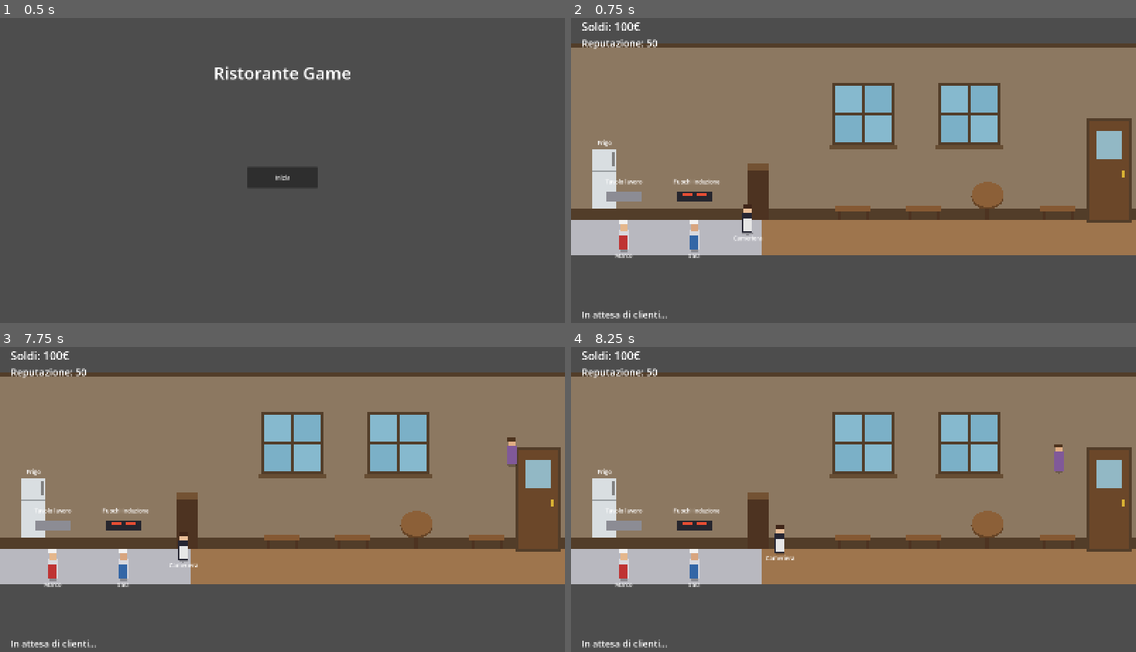
Above: before the commit, frames 1-4 (two rows, left to right).
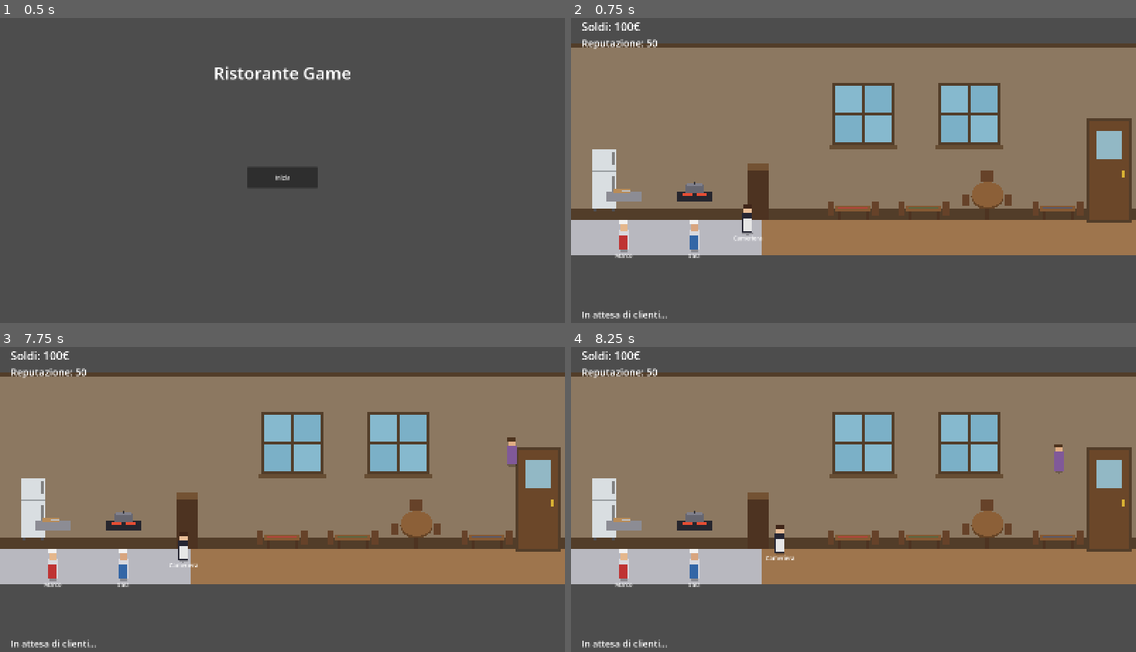
Above: after the commit, the same moments.

Repository: damarogiulio7-maker/ristorante-game
Game: Godot game, scene res://scenes/ui/main_menu.tscn
The game is run twice, just before and just after one commit, with the same random seed, the same clock (stepped at 60 frames per second) and the same inputs.
Inputs (mouse positions are in pixels of both pictures, inside the frame that each line leads up to):
- Up to frame 1 (0.5 s): no input
- Up to frame 2 (0.75 s): click "Inizia" at 0.5 s
- Up to frame 3 (7.75 s): tap Enter at 1.25, 2.75, 4.25 s; move the mouse to (282, 536) at 1.27 s; click (282, 536) at 1.42 s; tap Space at 2, 3.5, 5 s; move the mouse to (350, 536) at 2.02 s; click (350, 536) at 2.17 s; move the mouse to (418, 523) at 2.77 s; click (418, 523) at 2.92 s; move the mouse to (485, 536) at 3.52 s; click (485, 536) at 3.67 s; move the mouse to (452, 542) at 4.27 s; click (452, 542) at 4.42 s; move the mouse to (113, 447) at 5.02 s; click (113, 447) at 5.17 s; move the mouse to (310, 496) at 5.77 s; click (310, 496) at 5.92 s; move the mouse to (197, 417) at 6.52 s; click (197, 417) at 6.67 s; move the mouse to (406, 481) at 7.27 s; click (406, 481) at 7.42 s
- Up to frame 4 (8.25 s): move the mouse to (740, 511) at 8.02 s; click (740, 511) at 8.17 s

Frame 1 is identical in both runs. In frame 2, 0.8% of the frame differs, in the area x 4-91%, y 39-64%; in frame 3, 0.8%; in frame 4, 0.8%.

Commit message:
renderezzizazione consolidazione della prima parte

Diff:
--- a/project.godot
+++ b/project.godot
@@ -1,23 +1,14 @@
 ; Engine configuration file.
-; It's best edited using the editor UI and not directly,
-; since the parameters that go here are not all obvious.
-;
-; Format:
-;   [section] ; section goes between []
-;   param=value ; assign values to parameters
+; Non modificare manualmente le sezioni tra [] se non sai cosa fai.
 
 config_version=5
-
-[animation]
-
-compatibility/default_parent_skeleton_in_mesh_instance_3d=true
 
 [application]
 
 config/name="Ristorante Game"
 config/description="Gestionale/simulazione di ristorante ispirato al mondo della cucina reale."
 run/main_scene="res://scenes/ui/main_menu.tscn"
-config/features=PackedStringArray("4.7", "Mobile")
+config/features=PackedStringArray("4.3", "Mobile")
 config/icon="res://assets/sprites/icon.svg"
 
 [display]
--- a/scenes/kitchen/kitchen_room.tscn
+++ b/scenes/kitchen/kitchen_room.tscn
@@ -219,20 +219,33 @@
 offset_bottom = 66.0
 color = Color(0.6, 0.62, 0.63, 1)
 
-[node name="Handle" type="ColorRect" parent="Environment/Fridge"]
+[node name="Handle1" type="ColorRect" parent="Environment/Fridge"]
 offset_left = 58.0
 offset_top = 10.0
 offset_right = 64.0
-offset_bottom = 50.0
+offset_bottom = 45.0
 color = Color(0.5, 0.5, 0.5, 1)
 
-[node name="FridgeLabel" type="Label" parent="Environment/Fridge"]
-offset_left = -15.0
-offset_top = -30.0
-offset_right = 85.0
-offset_bottom = -5.0
-text = "Frigo"
-horizontal_alignment = 1
+[node name="Handle2" type="ColorRect" parent="Environment/Fridge"]
+offset_left = 58.0
+offset_top = 75.0
+offset_right = 64.0
+offset_bottom = 130.0
+color = Color(0.5, 0.5, 0.5, 1)
+
+[node name="Feet1" type="ColorRect" parent="Environment/Fridge"]
+offset_left = 4.0
+offset_top = 170.0
+offset_right = 12.0
+offset_bottom = 178.0
+color = Color(0.3, 0.3, 0.32, 1)
+
+[node name="Feet2" type="ColorRect" parent="Environment/Fridge"]
+offset_left = 58.0
+offset_top = 170.0
+offset_right = 66.0
+offset_bottom = 178.0
+color = Color(0.3, 0.3, 0.32, 1)
 
 [node name="Tables" type="Node2D" parent="Environment"]
 
@@ -261,6 +274,27 @@
 offset_right = 100.0
 offset_bottom = 46.0
 color = Color(0.52, 0.35, 0.2, 1)
+
+[node name="Cloth" type="ColorRect" parent="Environment/Tables/Table1"]
+offset_left = 8.0
+offset_top = 33.0
+offset_right = 92.0
+offset_bottom = 40.0
+color = Color(0.85, 0.2, 0.25, 0.55)
+
+[node name="ChairLeft" type="ColorRect" parent="Environment/Tables/Table1"]
+offset_left = -22.0
+offset_top = 20.0
+offset_right = -4.0
+offset_bottom = 58.0
+color = Color(0.4, 0.26, 0.16, 1)
+
+[node name="ChairRight" type="ColorRect" parent="Environment/Tables/Table1"]
+offset_left = 104.0
+offset_top = 20.0
+offset_right = 122.0
+offset_bottom = 58.0
+color = Color(0.4, 0.26, 0.16, 1)
 
 [node name="ClickArea" type="Area2D" parent="Environment/Tables/Table1"]
 position = Vector2(50, 38)
@@ -304,6 +338,27 @@
 offset_bottom = 46.0
 color = Color(0.52, 0.35, 0.2, 1)
 
+[node name="Cloth" type="ColorRect" parent="Environment/Tables/Table2"]
+offset_left = 8.0
+offset_top = 33.0
+offset_right = 92.0
+offset_bottom = 40.0
+color = Color(0.2, 0.45, 0.3, 0.55)
+
+[node name="ChairLeft" type="ColorRect" parent="Environment/Tables/Table2"]
+offset_left = -22.0
+offset_top = 20.0
+offset_right = -4.0
+offset_bottom = 58.0
+color = Color(0.4, 0.26, 0.16, 1)
+
+[node name="ChairRight" type="ColorRect" parent="Environment/Tables/Table2"]
+offset_left = 104.0
+offset_top = 20.0
+offset_right = 122.0
+offset_bottom = 58.0
+color = Color(0.4, 0.26, 0.16, 1)
+
 [node name="ClickArea" type="Area2D" parent="Environment/Tables/Table2"]
 position = Vector2(50, 38)
 input_pickable = true
@@ -340,6 +395,27 @@
 position = Vector2(0, -6)
 color = Color(0.55, 0.38, 0.22, 1)
 polygon = PackedVector2Array(-46, -6, -40, -26, -22, -38, 0, -42, 22, -38, 40, -26, 46, -6, 40, 14, 22, 26, 0, 30, -22, 26, -40, 14)
+
+[node name="ChairBack" type="ColorRect" parent="Environment/Tables/RoundTable"]
+offset_left = -18.0
+offset_top = -80.0
+offset_right = 18.0
+offset_bottom = -46.0
+color = Color(0.4, 0.26, 0.16, 1)
+
+[node name="ChairLeft" type="ColorRect" parent="Environment/Tables/RoundTable"]
+offset_left = -70.0
+offset_top = -12.0
+offset_right = -50.0
+offset_bottom = 22.0
+color = Color(0.4, 0.26, 0.16, 1)
+
+[node name="ChairRight" type="ColorRect" parent="Environment/Tables/RoundTable"]
+offset_left = 50.0
+offset_top = -12.0
+offset_right = 70.0
+offset_bottom = 22.0
+color = Color(0.4, 0.26, 0.16, 1)
 
 [node name="ClickArea" type="Area2D" parent="Environment/Tables/RoundTable"]
 position = Vector2(0, -10)
@@ -383,6 +459,27 @@
 offset_bottom = 46.0
 color = Color(0.52, 0.35, 0.2, 1)
 
+[node name="Cloth" type="ColorRect" parent="Environment/Tables/Table3"]
+offset_left = 8.0
+offset_top = 33.0
+offset_right = 92.0
+offset_bottom = 40.0
+color = Color(0.2, 0.35, 0.6, 0.55)
+
+[node name="ChairLeft" type="ColorRect" parent="Environment/Tables/Table3"]
+offset_left = -22.0
+offset_top = 20.0
+offset_right = -4.0
+offset_bottom = 58.0
+color = Color(0.4, 0.26, 0.16, 1)
+
+[node name="ChairRight" type="ColorRect" parent="Environment/Tables/Table3"]
+offset_left = 104.0
+offset_top = 20.0
+offset_right = 122.0
+offset_bottom = 58.0
+color = Color(0.4, 0.26, 0.16, 1)
+
 [node name="ClickArea" type="Area2D" parent="Environment/Tables/Table3"]
 position = Vector2(50, 38)
 input_pickable = true
@@ -415,13 +512,19 @@
 offset_bottom = 30.0
 color = Color(0.55, 0.55, 0.58, 1)
 
-[node name="StationLabel1" type="Label" parent="Stations/CuttingStation"]
-offset_left = -55.0
-offset_top = -40.0
-offset_right = 55.0
-offset_bottom = -10.0
-text = "Tavolo lavoro"
-horizontal_alignment = 1
+[node name="CuttingBoard" type="ColorRect" parent="Stations/CuttingStation"]
+offset_left = -30.0
+offset_top = -6.0
+offset_right = 20.0
+offset_bottom = 4.0
+color = Color(0.72, 0.55, 0.35, 1)
+
+[node name="Knife" type="ColorRect" parent="Stations/CuttingStation"]
+offset_left = -5.0
+offset_top = -4.0
+offset_right = 18.0
+offset_bottom = -1.0
+color = Color(0.75, 0.76, 0.78, 1)
 
 [node name="CookingStation" type="Node2D" parent="Stations"]
 position = Vector2(350, 420)
@@ -450,13 +553,26 @@
 offset_bottom = 12.0
 color = Color(0.9, 0.3, 0.2, 1)
 
-[node name="StationLabel2" type="Label" parent="Stations/CookingStation"]
-offset_left = -60.0
-offset_top = -40.0
-offset_right = 60.0
-offset_bottom = -10.0
-text = "Fuochi induzione"
-horizontal_alignment = 1
+[node name="Pot" type="ColorRect" parent="Stations/CookingStation"]
+offset_left = -25.0
+offset_top = -18.0
+offset_right = 25.0
+offset_bottom = 4.0
+color = Color(0.4, 0.4, 0.44, 1)
+
+[node name="PotLid" type="ColorRect" parent="Stations/CookingStation"]
+offset_left = -22.0
+offset_top = -22.0
+offset_right = 22.0
+offset_bottom = -16.0
+color = Color(0.5, 0.5, 0.55, 1)
+
+[node name="PotHandle" type="ColorRect" parent="Stations/CookingStation"]
+offset_left = -3.0
+offset_top = -28.0
+offset_right = 3.0
+offset_bottom = -20.0
+color = Color(0.2, 0.2, 0.22, 1)
 
 [node name="Staff" type="Node2D" parent="."]
 position = Vector2(0, 100)
--- a/scripts/customer/customer.gd
+++ b/scripts/customer/customer.gd
@@ -10,14 +10,14 @@
 
 var assigned_table: TableSpot = null
 var recipe: Recipe = null
+var entry_position: Vector2 = Vector2.ZERO
 var _eating_timer: float = 0.0
 var _leaving: bool = false
-var _exit_position: Vector2 = Vector2.ZERO
 
 func _process(delta: float) -> void:
 	if _leaving:
-		global_position = global_position.move_toward(_exit_position, move_speed * delta)
-		if global_position.distance_to(_exit_position) < 4.0:
+		global_position = global_position.move_toward(entry_position, move_speed * delta)
+		if global_position.distance_to(entry_position) < 4.0:
 			queue_free()
 		return
 
--- a/scripts/customer/customer_manager.gd
+++ b/scripts/customer/customer_manager.gd
@@ -28,6 +28,7 @@
 	var customer: Customer = customer_scene.instantiate()
 	customers_container.add_child(customer)
 	customer.global_position = door_position
+	customer.entry_position = door_position
 	customer.assigned_table = free_table
 
 	free_table.state = TableSpot.State.WAITING_ORDER
